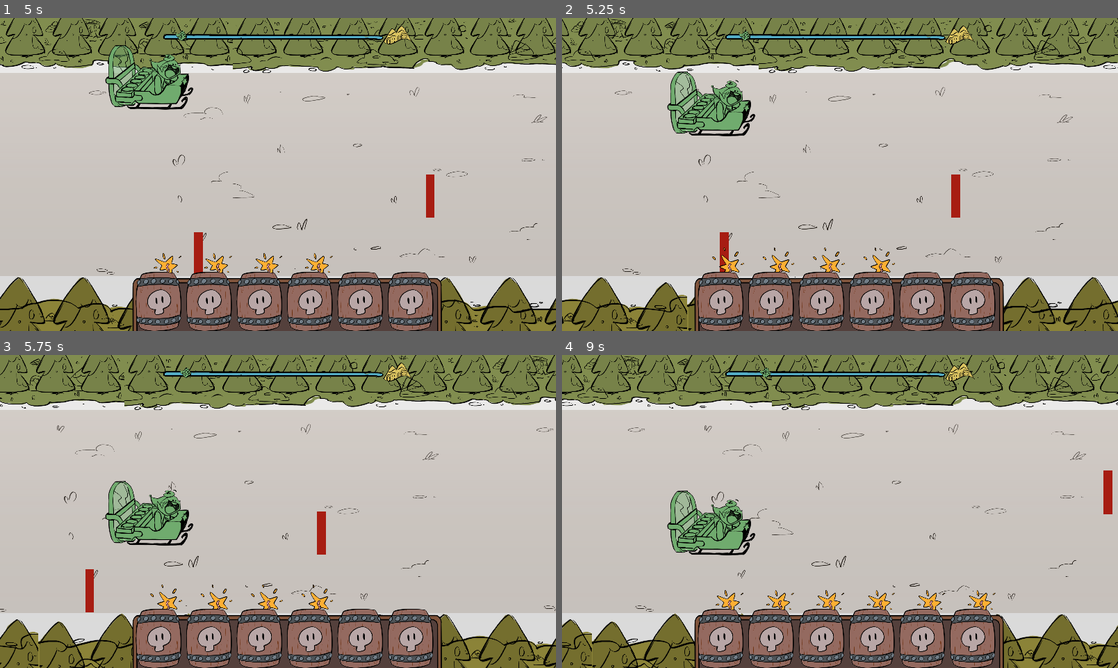
Above: before the commit, frames 1-4 (two rows, left to right).
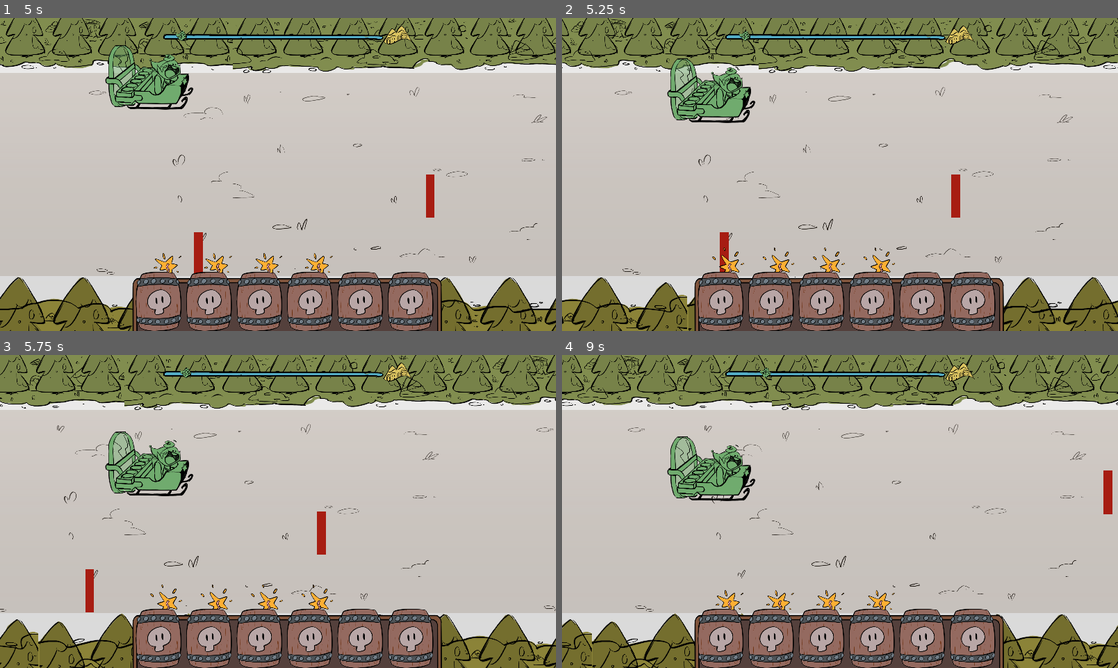
Above: after the commit, the same moments.

Repository: hsandt/ld53
Game: Godot game, scene res://scenes/main_menu_scene.tscn
Same seed, same stepped clock (60 frames per second), same inputs: the game is played once before the commit and once after it.
Inputs (mouse positions are in pixels of both pictures, inside the frame that each line leads up to):
- Up to frame 1 (5 s): tap Enter (ui_accept) at 0.5, 0.77, 1.52, 3.02, 3.77, 4.52 s; move the mouse to (400, 158) at 0.52 s; hold Right (ui_right) 0.53-1.28 s; hold M (app_next_resolution) 0.53-1.28 s; click (400, 158) at 0.67 s; move the mouse to (166, 190) at 1.27 s; hold S (down) 1.28-2.03 s; tap N (app_prev_resolution) at 1.35, 2.85, 4.35 s; move the mouse to (333, 105) at 2.02 s; hold Right (ui_right) 2.03-2.78 s; hold M (app_next_resolution) 2.03-2.78 s; move the mouse to (250, 237) at 2.77 s; hold W (up) 2.78-3.53 s; click (250, 237) at 2.92 s; move the mouse to (444, 221) at 3.52 s; hold M (app_next_resolution) 3.53-4.28 s; hold Left (ui_left) from 3.53 s (still down); move the mouse to (111, 127) at 4.27 s
- Up to frame 2 (5.25 s): move the mouse to (867, 174) at 5.02 s; release Left (ui_left) at 5.03 s; hold S (down) from 5.03 s (still down); hold M (app_next_resolution) from 5.03 s (still down); click (867, 174) at 5.17 s
- Up to frame 3 (5.75 s): keep holding S (down); keep holding M (app_next_resolution)
- Up to frame 4 (9 s): move the mouse to (756, 433) at 5.77 s; release S (down) at 5.78 s; release M (app_next_resolution) at 5.78 s; hold Right (ui_right) 5.78-6.53 s; tap N (app_prev_resolution) at 5.85, 7.35, 8.85 s; tap Enter (ui_accept) at 6.02, 6.77, 7.52 s; move the mouse to (962, 495) at 6.52 s; hold W (up) 6.53-7.28 s; hold M (app_next_resolution) 6.53-7.28 s; move the mouse to (728, 527) at 7.27 s; hold Right (ui_right) 7.28-8.03 s; click (728, 527) at 7.42 s; move the mouse to (895, 442) at 8.02 s; hold S (down) 8.03-8.78 s; hold M (app_next_resolution) 8.03-8.78 s; move the mouse to (812, 574) at 8.77 s; hold Left (ui_left) from 8.78 s (still down)

Frame 1 is identical in both runs. In frame 2, 2.2% of the frame differs, in the area x 18-35%, y 12-38%; in frame 3, 4.2%; in frame 4, 4.6%, in the area x 18-78%, y 26-82%.

Commit message:
[Buff] Fix player to set speed to 0 on start and to use new modifier system for steer speed
For speed, it was working despite setting to top speed because we wrote the wrong attribute "current_speed"

Diff:
--- a/scripts/ingame/player_character/player.gd
+++ b/scripts/ingame/player_character/player.gd
@@ -7,7 +7,7 @@
 
 @export var acceleration = 1000
 @export var top_speed = 1000
-@export var steer_speed = 500
+@export var base_steer_speed = 500
 
 ## Max motion
 @export var half_extent_y = 500
@@ -20,15 +20,21 @@
 
 var in_game_manager: InGameManager
 
+## Base attributes dictionary
 var current_base_attributes := {
-	"speed": 0.0
+	# Do not set these values to exported members as default values here,
+	# because we must wait for initialization to be completed, so do it in
+	# _ready instead
+	"speed": 0.0,
+	"steer_speed": 0.0
 }
 
 var _should_move: bool = false
 
 func _ready():
 	in_game_manager = get_tree().get_first_node_in_group(&"in_game_manager")
-	set_base_attribute("current_speed", top_speed)
+	set_base_attribute("speed", 0)
+	set_base_attribute("steer_speed", base_steer_speed)
 
 
 func _physics_process(delta):
@@ -46,9 +52,9 @@
 
 	var velocity_y = 0
 	if Input.is_action_pressed("down"):
-		velocity_y += $Buffs.get_attribute("steer_speed",steer_speed)
+		velocity_y += _compute_current_attribute("steer_speed")
 	if Input.is_action_pressed("up"):
-		velocity_y -= $Buffs.get_attribute("steer_speed",steer_speed)
+		velocity_y -= _compute_current_attribute("steer_speed")
 
 	velocity = Vector2(velocity_x, velocity_y)
 	move_and_slide()
